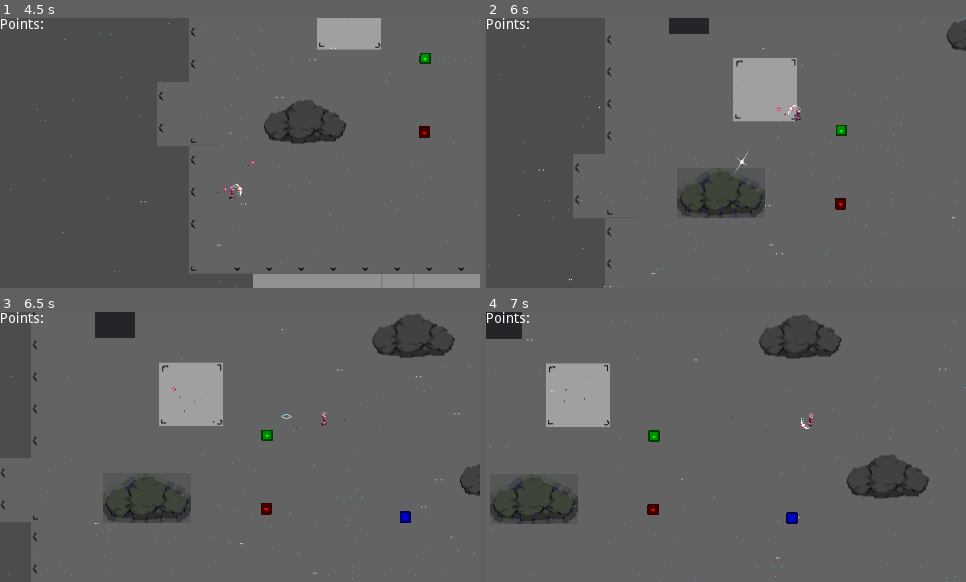
Above: before the commit, frames 1-4 (two rows, left to right).
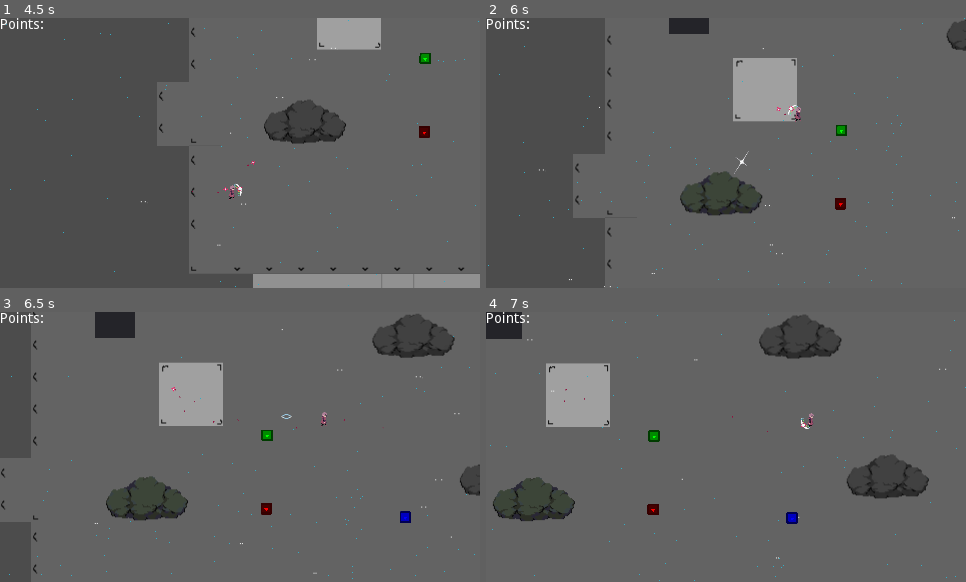
Above: after the commit, the same moments.

Repository: Struckdown/AGJ2020
Game: Godot game, scene res://Scenes/World.tscn
The game is run twice, just before and just after one commit, with the same random seed, the same clock (stepped at 60 frames per second) and the same inputs. The engine's default icon, where the game draws it, is replaced by a stand-in: a white triangle on a blue panel in a dark square. Sound files missing from this copy of the repository are replaced by a short silence.
Inputs (mouse positions are in pixels of both pictures, inside the frame that each line leads up to):
- Up to frame 1 (4.5 s): tap Enter at 0.5, 2 s; move the mouse to (216, 207) at 0.52 s; press the mouse at (216, 207) at 0.53 s; hold W (up) 0.53-2.03 s; tap Space at 1.25 s; move the mouse to (384, 193) at 1.27 s; release the mouse at (384, 193) at 1.28 s; click (384, 193) at 1.35 s; move the mouse to (96, 112) at 2.02 s; press the mouse at (96, 112) at 2.03 s; hold A (left) 2.03-3.53 s; move the mouse to (264, 153) at 2.77 s; release the mouse at (264, 153) at 2.78 s; click (264, 153) at 2.85 s; move the mouse to (168, 85) at 3.52 s; press the mouse at (168, 85) at 3.53 s; hold S (down) 3.53-4.28 s; move the mouse to (345, 139) at 4.27 s; release the mouse at (345, 139) at 4.28 s; hold D (right) from 4.28 s (still down); click (345, 139) at 4.35 s
- Up to frame 2 (6 s): move the mouse to (630, 166) at 5.02 s; release D (right) at 5.03 s; press the mouse at (630, 166) at 5.03 s; hold W (up) 5.03-5.78 s; move the mouse to (774, 93) at 5.77 s; release the mouse at (774, 93) at 5.78 s; hold D (right) from 5.78 s (still down); click (774, 93) at 5.85 s
- Up to frame 3 (6.5 s): keep holding D (right)
- Up to frame 4 (7 s): keep holding D (right); move the mouse to (702, 501) at 6.52 s; press the mouse at (702, 501) at 6.53 s

Frame 1 is identical in both runs. In frame 2, 0.5% of the frame differs, in the area x 39-59%, y 55-75%; in frame 3, 0.5%; in frame 4, 0.6%, in the area x 0-20%, y 60-79%.

Commit message:
Fixed grayscale alpha shading

Diff:
--- a/src/Shaders/grayscale.tres
+++ b/src/Shaders/grayscale.tres
@@ -1,6 +1,4 @@
-[gd_resource type="VisualShader" load_steps=7 format=2]
-
-[sub_resource type="VisualShaderNodeScalarInterp" id=1]
+[gd_resource type="VisualShader" load_steps=6 format=2]
 
 [sub_resource type="VisualShaderNodeVectorScalarMix" id=2]
 
@@ -53,13 +51,9 @@
 // VectorScalarMix:12
 	vec3 n_out12p0 = mix(vec3(n_out4p0), n_out3p0, n_out7p0);
 
-// ScalarMix:11
-	float n_in11p1 = 1.00000;
-	float n_out11p0 = mix(n_out3p1, n_in11p1, n_out7p0);
-
 // Output:0
 	COLOR.rgb = n_out12p0;
-	COLOR.a = n_out11p0;
+	COLOR.a = n_out3p1;
 
 }
 
@@ -69,10 +63,10 @@
 }
 "
 custom_defines = ""
-graph_offset = Vector2( -357, 173 )
+graph_offset = Vector2( -322, 195 )
 mode = 1
 flags/light_only = false
-nodes/fragment/0/position = Vector2( 780, 440 )
+nodes/fragment/0/position = Vector2( 800, 440 )
 nodes/fragment/2/node = SubResource( 3 )
 nodes/fragment/2/position = Vector2( -480, 300 )
 nodes/fragment/3/node = SubResource( 4 )
@@ -80,9 +74,7 @@
 nodes/fragment/4/node = SubResource( 5 )
 nodes/fragment/4/position = Vector2( 160, 160 )
 nodes/fragment/7/node = SubResource( 6 )
-nodes/fragment/7/position = Vector2( 180, 340 )
-nodes/fragment/11/node = SubResource( 1 )
-nodes/fragment/11/position = Vector2( 520, 460 )
+nodes/fragment/7/position = Vector2( 300, 340 )
 nodes/fragment/12/node = SubResource( 2 )
 nodes/fragment/12/position = Vector2( 500, 240 )
-nodes/fragment/connections = PoolIntArray( 3, 0, 4, 0, 2, 0, 3, 0, 7, 0, 11, 2, 7, 0, 12, 2, 11, 0, 0, 1, 4, 0, 12, 0, 12, 0, 0, 0, 3, 1, 11, 0, 3, 0, 12, 1 )
+nodes/fragment/connections = PoolIntArray( 3, 0, 4, 0, 2, 0, 3, 0, 7, 0, 12, 2, 4, 0, 12, 0, 3, 0, 12, 1, 12, 0, 0, 0, 3, 1, 0, 1 )
